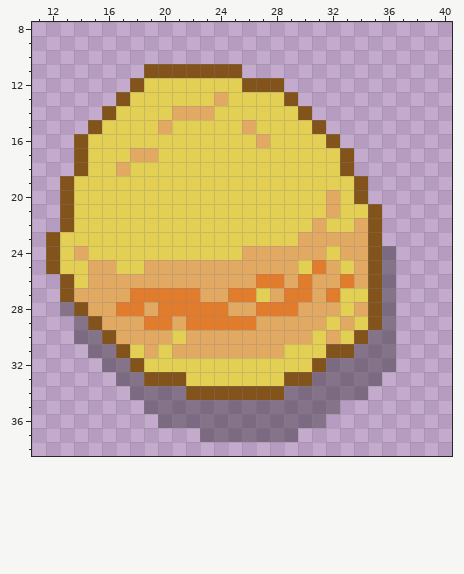
Pixel-art sprite: Assets/Sprites/Lvl select/goldSnowball.png. The picture above is the old version.
The file is 200x188 pixels, drawn in blocks of 4x4; one block is one cell here. Shown: x 11..40, y 8..38.
The same view after the edit:
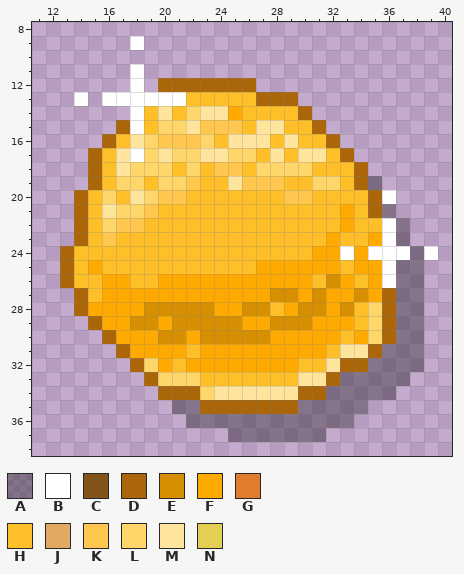
Palette (. is transparent): A #00000052  B #ffffff  C #82531b  D #aa6608  E #d68f00  F #ffaa00  G #e27c2d  H #ffbf29  J #e2a963  K #ffc74d  L #ffd669  M #ffe49e  N #e2cf53
The commit says: Add golden icons snowball and hotdog
Changes in this commit:
@@ x 11..40 @@
  8 ..............................
- 9 ..............................
+ 9 .......B......................
 10 ..............................
-11 ........CCCCCCC...............
-12 .......CNNNNNNNCCC............
-13 ......CNNNNNNJNNNNC...........
-14 .....CNNNNJJJNNNNNNC..........
-15 ....CNNNNJNNNNNJNNNNC.........
-16 ...CNNNNNNNNNNNNJNNNNC........
-17 ...CNNNJJNNNNNNNNNNNNNC.......
-18 ...CNNJNNNNNNNNNNNNNNNC.......
-19 ..CNNNNNNNNNNNNNNNNNNNNC......
-20 ..CNNNNNNNNNNNNNNNNNNJNC......
-21 ..CNNNNNNNNNNNNNNNNNNJNNC.....
-22 ..CNNNNNNNNNNNNNNNNNJNNJC.....
-23 .CNNNNNNNNNNNNNNNNNJJJJJC.....
-24 .CNJNNNNNNNNNNNJJJJJJNJJCA....
-25 .CNNJJNNJJJJJJJJJJJNGJNJCA....
-26 ..CNJJJJJJJJJJJJGGJGJJGJCA....
-27 ..CJJJJGGGGGJJGGNJGGJGNNCA....
-28 ..ACJJGGJGGGGGJJGGGJJJNJCA....
-29 ...ACJJJGGJGGGGGJJJJJNJNCA....
-30 ...AACJJJJNJJJJJJJJJNJNCAA....
-31 ....AACNJNJJJJJJJJNNNCCAAA....
-32 .....AACNNNNNNNNNNNNCAAAAA....
-33 ......AACCCNNNNNNNCCAAAAA.....
-34 .......AAAACCCCCCCAAAAAA......
-35 ........AAAAAAAAAAAAAA........
-36 .........AAAAAAAAAAAA.........
-37 ............AAAAAAA...........
+11 .......B......................
+12 .......B.DDDDDDD..............
+13 ...B.BBBBBBHHHHHDDD...........
+14 .......BHMHLMMFHHHHD..........
+15 ......DBHLLMKKKHMMHHD.........
+16 .....DHMLKKKLHMMMHMHHD........
+17 ....DHMBLMLLMMLLHMHMMHD.......
+18 ....DHMLLLHLHKKHLLLLHHHD......
+19 ....DHLLHLLKHHMKKKHHLLHDA.....
+20 ...DHLHMLKKHHHHHHHKKHHHHDB....
+21 ...DHMLLKHHHHHHHHHHHHHFHDA....
+22 ...DHLKKHHHHHHHHHHHHHHFHHBA...
+23 ...DHKHHHHHHHHHHHHHHHFHHFBA...
+24 ..DHHHHHHHHHHHHHHHHHFFBFBBBAB.
+25 ..DHFHHHHHHHHHHHFFFFFFHFFBAA..
+26 ..DHHFFHHFFFFFFFFFFFHEFHFBAA..
+27 ...DHFFFFFFFFFFFFEEFEFFEFDAA..
+28 ...DFFFFEEEEEFFEEHFEEFEHLDAA..
+29 ....DFFEEFEEEEEFFEEEFFFHLDAA..
+30 .....DFFFEEFEEEEEFFFFFHFLDAA..
+31 ......DFFFFHFFFFFFFFFHMMDAAA..
+32 .......DLFHFFFFFFFFHHMDDAAAA..
+33 ........DLLLHHHHHHHMMDAAAAA...
+34 .........DDDLMMMMMMDDAAAAA....
+35 ..........AADDDDDDDAAAAA......
+36 ...........AAAAAAAAAAAA.......
+37 ..............AAAAAAA.........
 38 ..............................
Where, in picture pixels (left, top, right, bottom), the same in both pictures:
changed: (46, 36, 438, 442)
